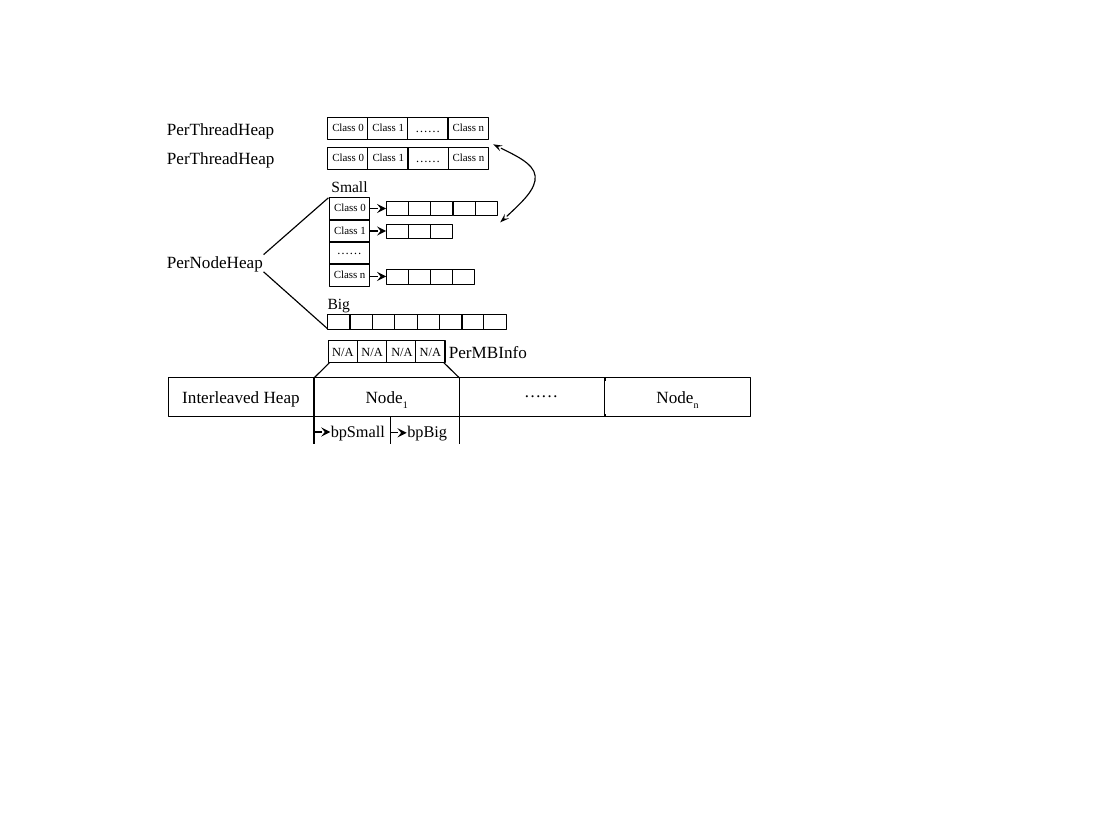
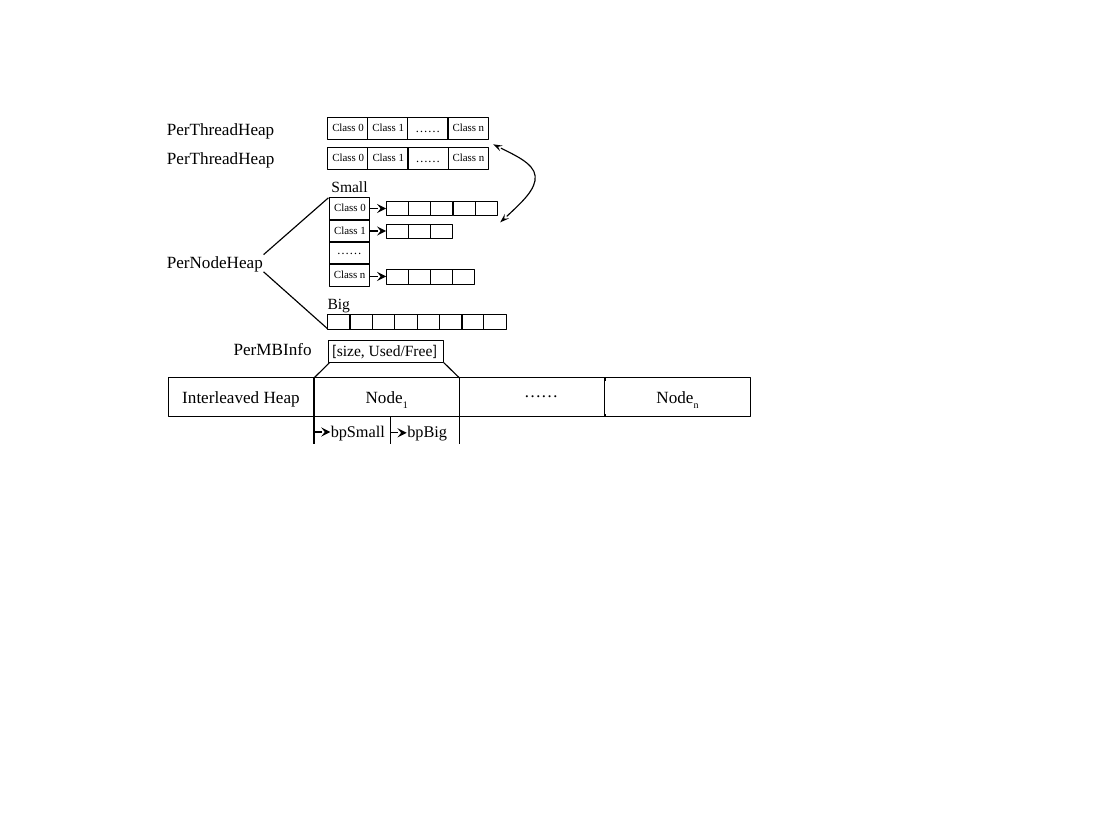
Before and after one commit to UTSASRG/numalloc, a slide deck: slide 3 of paper/figure/numalloc.pptx. Drawn at 1120x840 pixels with LibreOffice and Linux fonts; fonts in the diff are those of the drawing. Boxes give left, top, right and bottom in pixels: in the first picture for what was removed or moved away, otherwise in the second. Text is boxed around its words. In the diff, an @@ line names an element or a change of style, - is before the commit and + after.

```diff
--- a/paper/figure/numalloc.pptx
+++ b/paper/figure/numalloc.pptx
@@ rectangle "PerMBInfo": place and size @@
-rectangle "PerMBInfo" at [441,336,534,368]
+rectangle "PerMBInfo" at [226,333,319,365]
@@ rectangle: place and size @@
-rectangle at [328,340,357,363]
+rectangle at [328,340,444,363]
@@ text removed at [332,348,353,356] @@
-N/A
@@ text added at [332,344,437,359], 10 pt, text #000000 @@
+[size, Used/Free]
@@ rectangle removed at [357,340,386,363] @@
@@ text removed at [361,348,382,356] @@
-N/A
@@ rectangle removed at [386,340,416,363] @@
@@ text removed at [391,348,412,356] @@
-N/A
@@ rectangle removed at [416,340,445,363] @@
@@ text removed at [420,347,441,356] @@
-N/A
```
Also in this commit, not shown: 4 other files.
